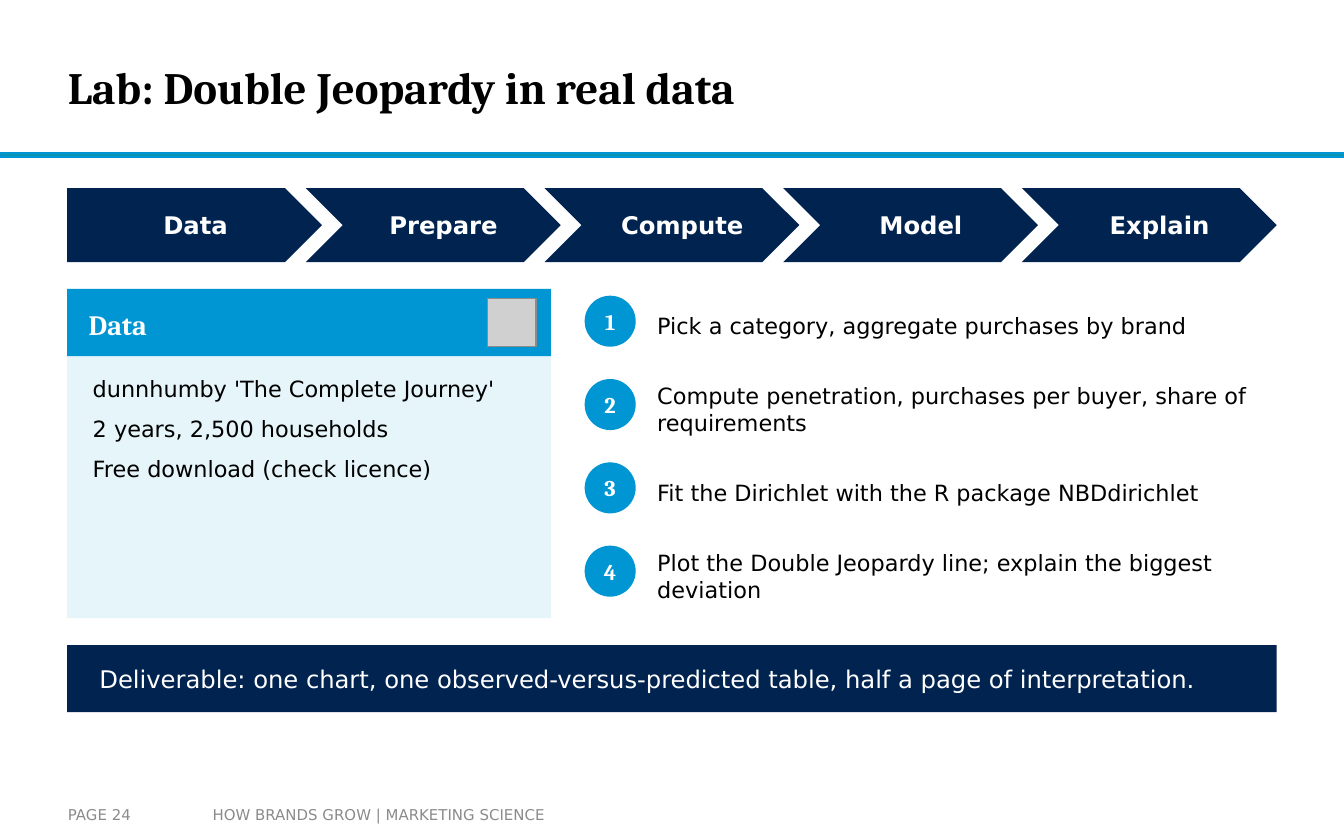
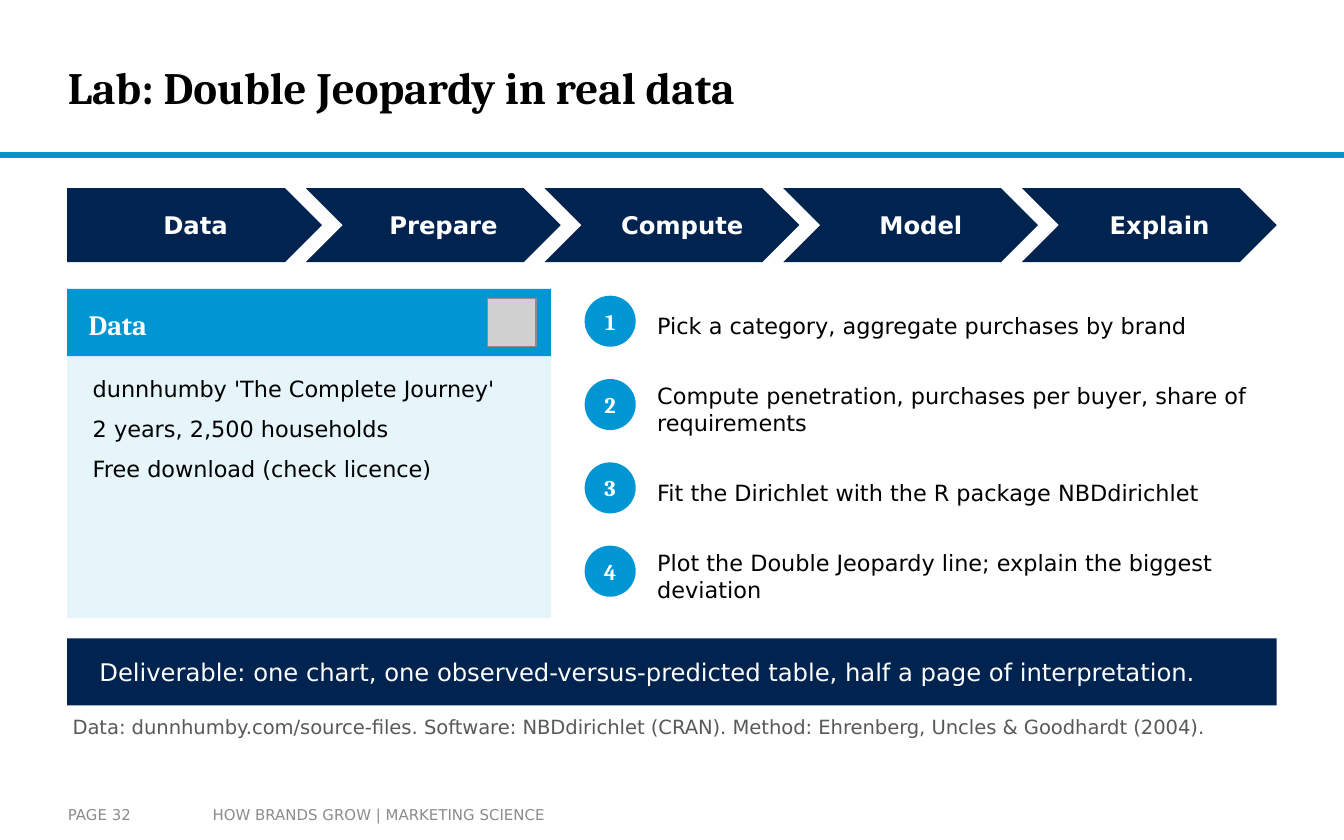
Before and after one commit to arnefloh-wu/international-marketing-analytics-teaching, a slide deck: slide 32 of slides/how-brands-grow_double-jeopardy-and-distinctiveness_WT26-27.pptx (slide 24 before the commit). Drawn at 1344x840 pixels with LibreOffice and Linux fonts; fonts in the diff are those of the drawing; grey boxes stand for pictures; background and template pictures are left out. Boxes give left, top, right and bottom in pixels: in the first picture for what was removed or moved away, otherwise in the second. Text is boxed around its words. In the diff, an @@ line names an element or a change of style, - is before the commit and + after.

```diff
--- a/slides/how-brands-grow_double-jeopardy-and-distinctiveness_WT26-27.pptx
+++ b/slides/how-brands-grow_double-jeopardy-and-distinctiveness_WT26-27.pptx
@@ rectangle moved from (x1=67, y1=645, x2=1277, y2=712) to (x1=67, y1=638, x2=1277, y2=706) @@
@@ text "Deliverable: one chart, one observed-versus-predicted ..." moved from (x1=99, y1=669, x2=1195, y2=693) to (x1=99, y1=662, x2=1195, y2=686) @@
@@ text added at (x1=73, y1=719, x2=1204, y2=738), 10.5 pt, text #595959 @@
+Data: dunnhumby.com/source-files. Software: NBDdirichlet (CRAN). Method: Ehrenberg, Uncles & Goodhardt (2004).
@@ page number at (x1=68, y1=809, x2=131, y2=820): text changed @@
-PAGE 24
+PAGE 32
```
Also in this commit, not shown: 11 other slides changed, 9 slides added, 1 slide removed, 2 other files.
